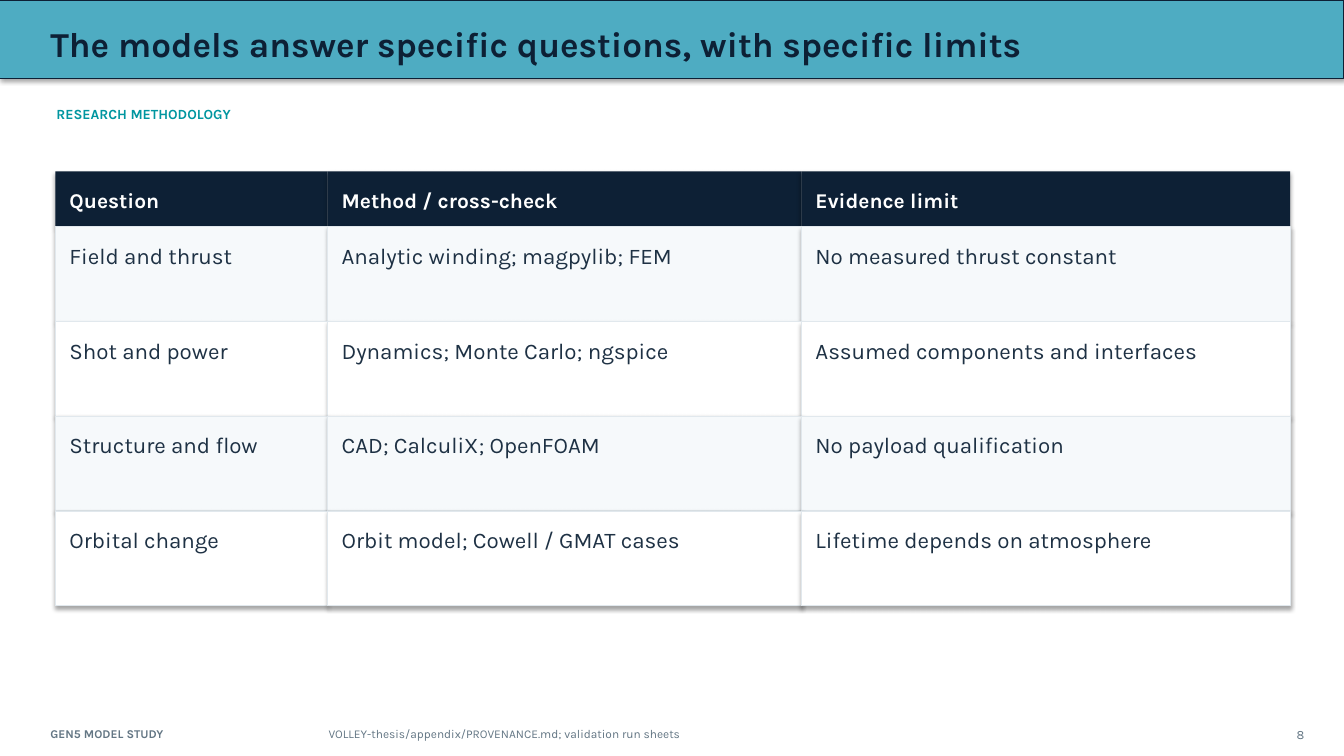
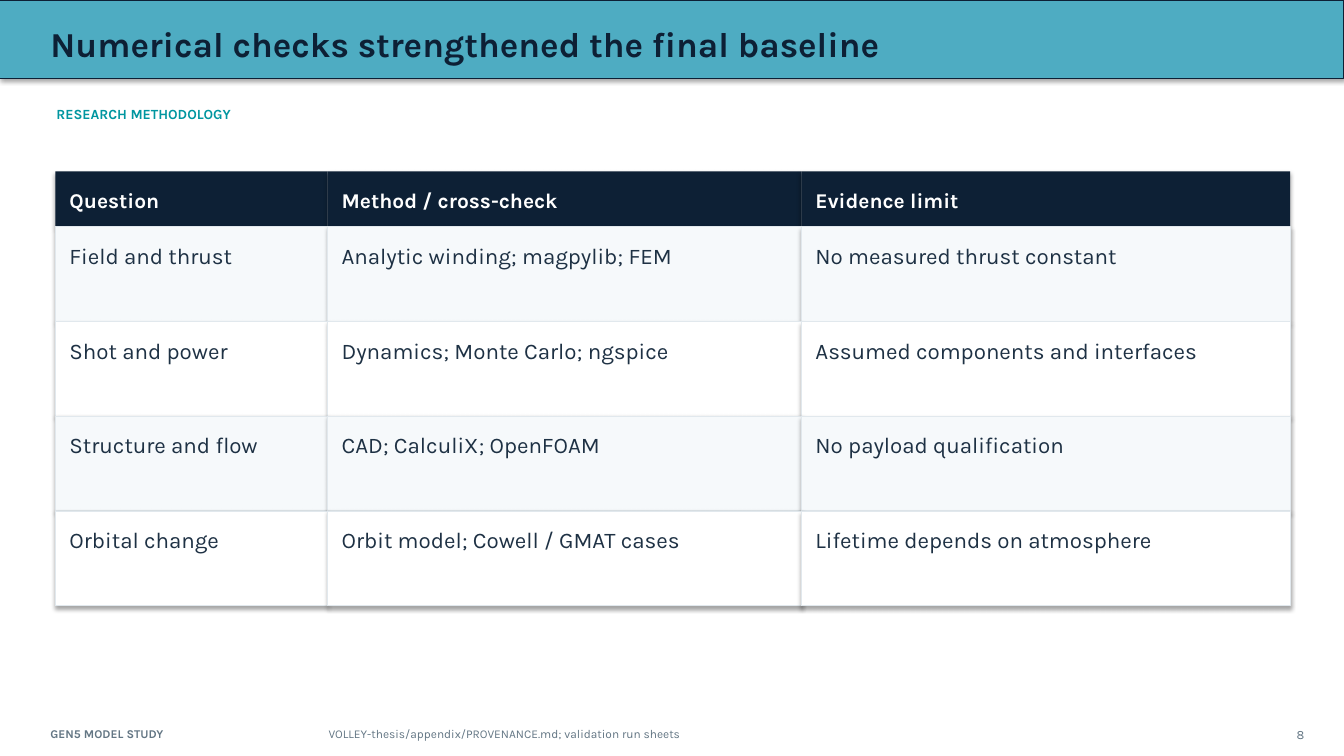
Before and after one commit to aaaaaaaaaaaavm/VOLLEY-thesis, a slide deck: slide 8 of university/final_review_2026_10_10/VOLLEY_Final_Review_2026-10-10.pptx. Drawn at 1344x756 pixels with LibreOffice and Linux fonts; fonts in the diff are those of the drawing. Boxes give left, top, right and bottom in pixels: in the first picture for what was removed or moved away, otherwise in the second. Text is boxed around its words. In the diff, an @@ line names an element or a change of style, - is before the commit and + after.

```diff
--- a/university/final_review_2026_10_10/VOLLEY_Final_Review_2026-10-10.pptx
+++ b/university/final_review_2026_10_10/VOLLEY_Final_Review_2026-10-10.pptx
@@ text at box(50, 32, 879, 66): text changed @@
-The models answer specific questions, with specific limits
+Numerical checks strengthened the final baseline
```
Also in this commit, not shown: 8 other slides changed, 1 slide added, 1 slide removed, 11 other files.
